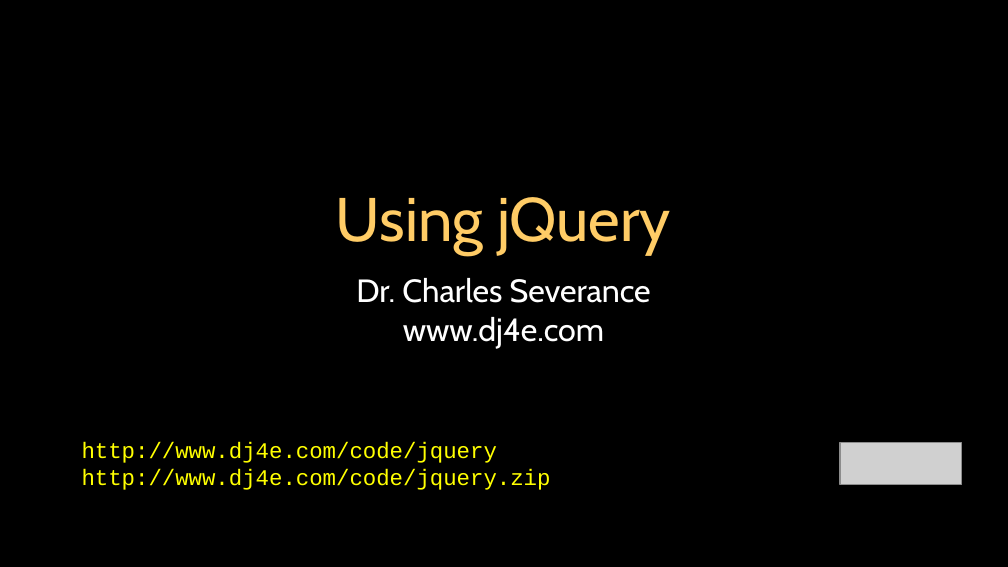
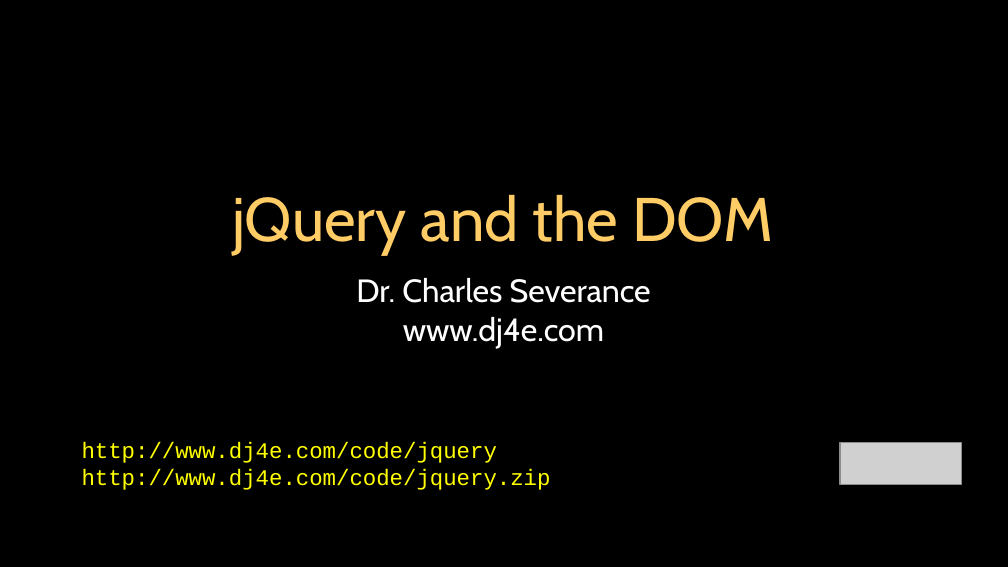
Before and after one commit to csev/dj4e, a slide deck: slide 1 of lectures/JS-03-JQuery.ppt. Drawn at 1008x567 pixels with LibreOffice and Linux fonts; fonts in the diff are those of the drawing; grey boxes stand for pictures. Boxes give left, top, right and bottom in pixels: in the first picture for what was removed or moved away, otherwise in the second. Text is boxed around its words. In the diff, an @@ line names an element or a change of style, - is before the commit and + after.

```diff
--- a/lectures/JS-03-JQuery.ppt
+++ b/lectures/JS-03-JQuery.ppt
@@ title at box(233, 194, 774, 255): text changed @@
-Using jQuery
+jQuery and the DOM
```
Also in this commit, not shown: 5 other slides changed, 3 slides added, 1 slide removed, 3 other files.
